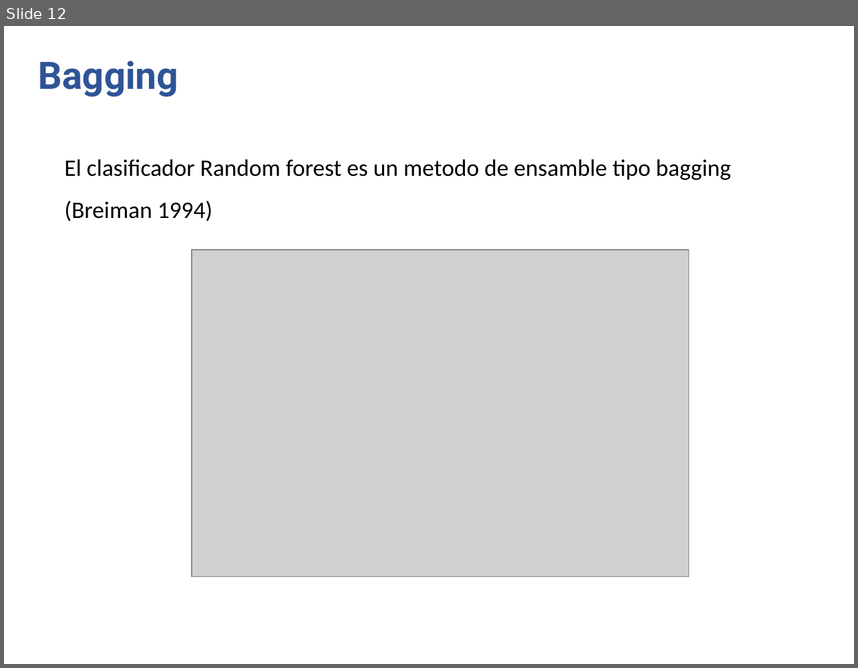
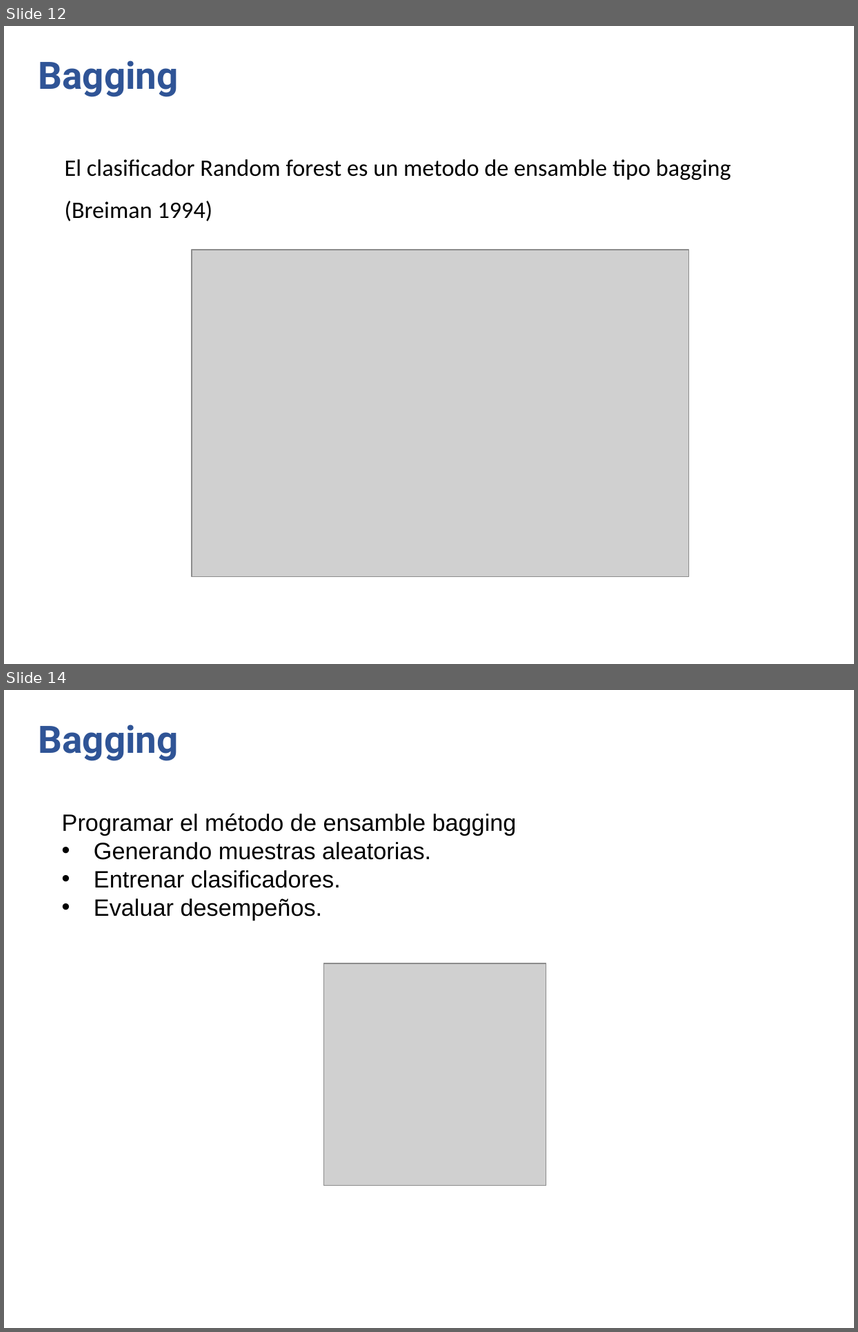
Before and after one commit to anvelezec/Embedings, a slide deck: MetodosEnsamble.pptx. Shown one above the other, each under a label of ours: slide 12 before the commit, slides 12 and 14 after it; the slides between them are not shown. The pictures are 858x668 and 858x1332 pixels, drawn with LibreOffice and Linux fonts; fonts in the diff are those of the drawing; grey boxes stand for pictures; background and template pictures are left out. Boxes give left, top, right and bottom in pixels: in the first picture for what was removed or moved away, otherwise in the second. Text is boxed around its words. In the diff, an @@ line names an element or a change of style, - is before the commit and + after.

Commit message:
Bagging

```diff
--- a/MetodosEnsamble.pptx
+++ b/MetodosEnsamble.pptx
@@ slide 14 added at <box>4,690,854,1328</box>, background picture (left out) @@
@@ text added at <box>38,724,178,761</box>, 32 pt, text #2F5496, bold @@
+Bagging
@@ text added at <box>62,813,517,920</box>, 20 pt, text #000000 @@
+Programar el método de ensamble bagging
+• Generando muestras aleatorias.
+• Entrenar clasificadores.
+• Evaluar desempeños.
@@ picture added at <box>323,963,546,1185</box> @@
```
Also in this commit, not shown: 2 other slides added, 2 other files.
